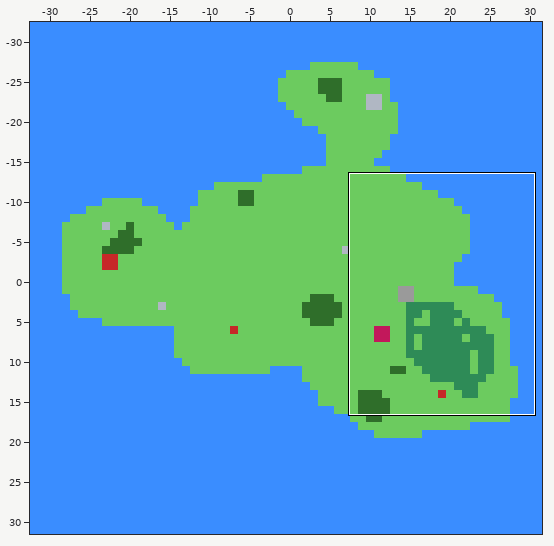
Tiled map: games/pizza/tiled/testMap1.tmx. The first picture is a wide view before the edit; the outline marks the close-up.
Close-up. Before the edit:
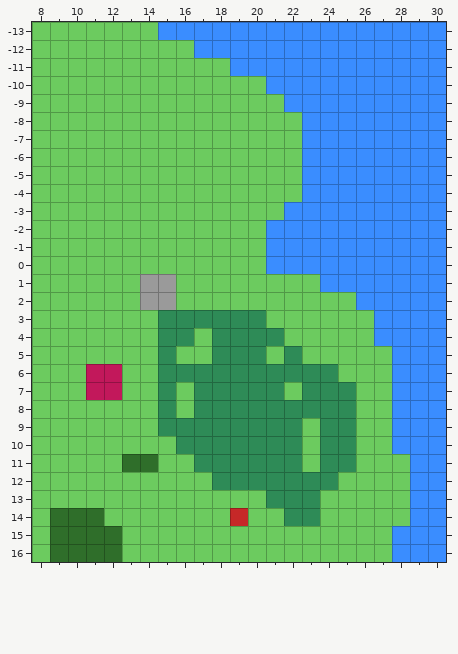
Cells are 32x32 px. Shown: x 8..30, y -13..16. The commit also changed other parts of the map, which this record leaves out.
Once edited:
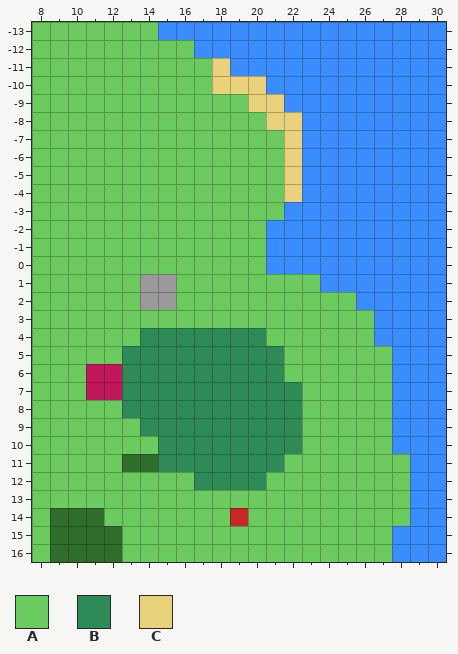
Key: from "tileset": A 0, B 1, C 3.
_ is an empty cell.
Tiles of an added or newly shown layer are drawn over the layers below it.
Changes in this commit:
Layer "groundLayer":
Tile B becomes tile A in row 3 at x 15 to 20; in row 4 at x 21; in row 5 at x 22; in row 6 at x 22 to 24; in rows 7 to 8 at x 23 to 25; in rows 9 to 10 at x 24 to 25.
Tile B becomes tile A in row 11 at x 22 and 24 to 25; in row 12 at x 21 to 24; in row 13 at x 21 to 23; in row 14 at x 22 to 23.
Tile A becomes tile C in row -11 at x 18; in row -10 at x 18 to 20; in row -9 at x 20 to 21; in row -8 at x 21 to 22; in rows -7 to -4 at x 22.
Layer "groundLayer2" (added):
The author put tile B in row 4 at x 14 and 17; in row 5 at x 13 to 14, 16 to 17 and 21; in row 6 at x 13 to 14; in row 7 at x 13 to 14, 16 and 22; in row 8 at x 13 to 14 and 16; in row 9 at x 14.
The author put tile B in row 10 at x 15; in row 11 at x 15 to 16; in row 12 at x 17.
Changed places in both close-ups, as pixel boxes (x1, y1, x2, y2):
changed: (212, 58, 302, 202)
changed: (122, 310, 356, 526)
